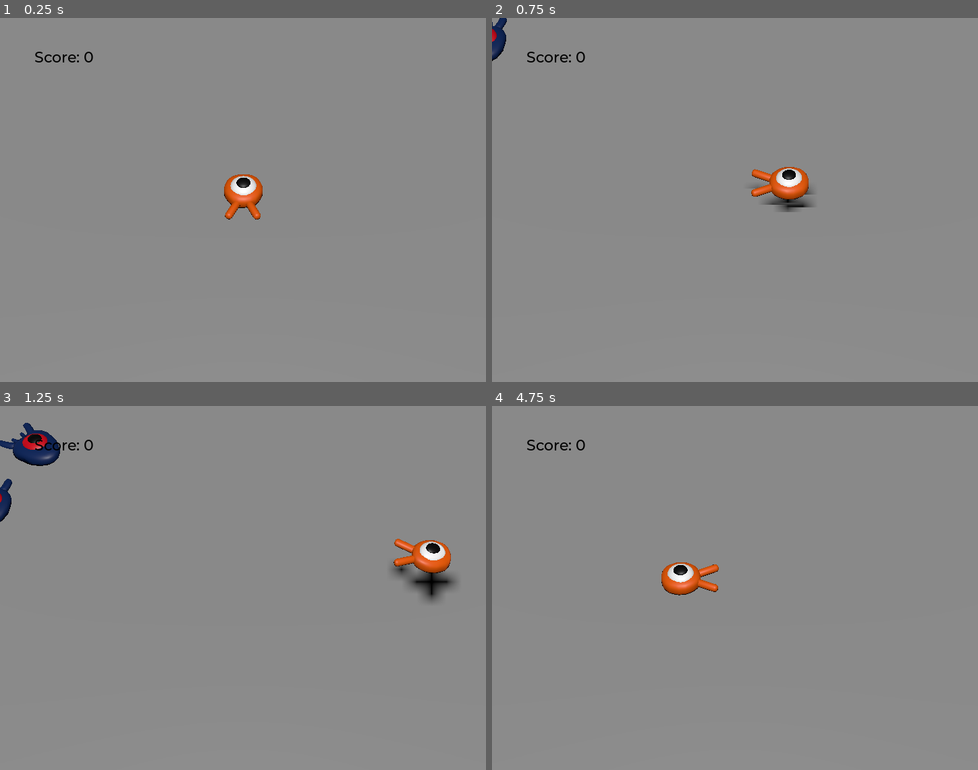
Above: before the commit, frames 1-4 (two rows, left to right).
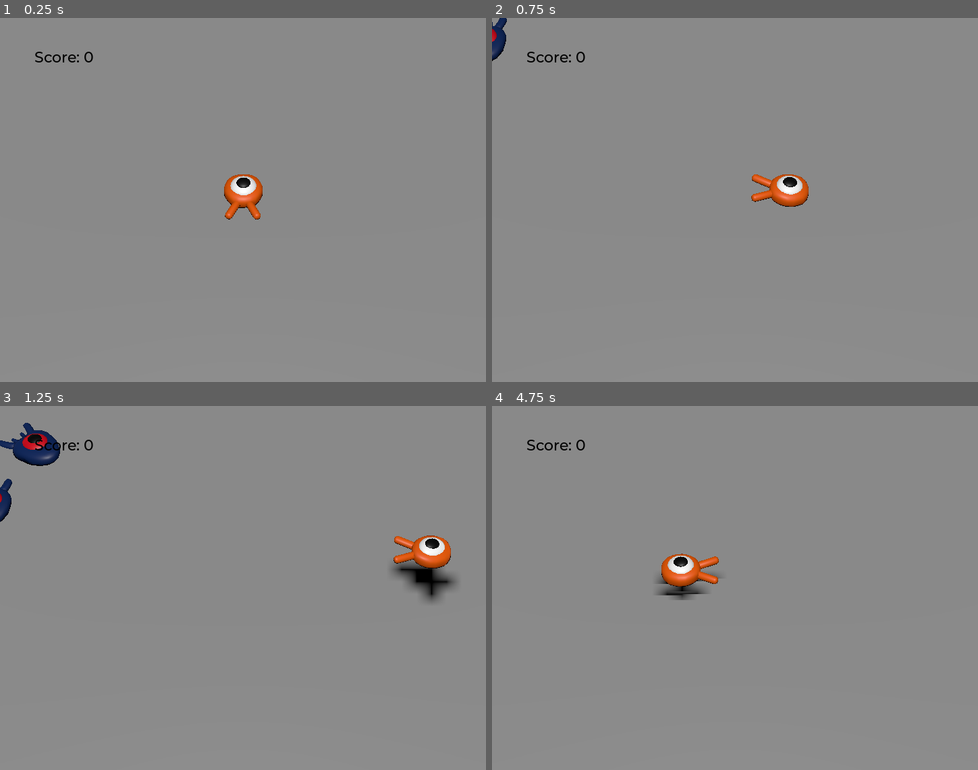
Above: after the commit, the same moments.

Repository: Koccov/squash-the-creeps
Game: Godot game, scene res://main.tscn
Two runs of this game, one before a commit and one after it. Both use one fixed random seed, a clock stepped at 60 frames per second and the inputs below.
Inputs:
- Up to frame 1 (0.25 s): no input
- Up to frame 2 (0.75 s): tap Enter (ui_accept) at 0.5 s; hold Right (move_right) from 0.53 s (still down)
- Up to frame 3 (1.25 s): keep holding Right (move_right); tap Space (jump) at 0.77 s
- Up to frame 4 (4.75 s): release Right (move_right) at 1.28 s; hold Down (move_backward) 1.28-2.03 s; tap Space (jump) at 1.52, 3.02, 3.77, 4.52 s; hold Right (move_right) 2.03-2.78 s; tap Enter (ui_accept) at 2.75 s; hold Up (move_forward) 2.78-3.53 s; hold Left (move_left) from 3.53 s (still down)

Frame 1 is identical in both runs. In frame 2, 1.0% of the frame differs, in the area x 53-66%, y 40-54%; in frame 3, 0.9%; in frame 4, 1.2%, in the area x 34-47%, y 40-54%.

Commit message:
speed up Player animation on moving

Diff:
--- a/player.gd
+++ b/player.gd
@@ -31,6 +31,9 @@
 	if direction != Vector3.ZERO:
 		direction = direction.normalized()
 		$Pivot.look_at(position + direction, Vector3.UP)
+		$AnimationPlayer.speed_scale = 4
+	else:
+		$AnimationPlayer.speed_scale = 1
 
 	# ground velocity
 	target_velocity.x = direction.x * speed
--- a/player.tscn
+++ b/player.tscn
@@ -68,7 +68,7 @@
 [node name="Pivot" type="Node3D" parent="."]
 
 [node name="Character" parent="Pivot" instance=ExtResource("1_cverm")]
-transform = Transform3D(1, 0, 0, 0, 0.98769, 0.156423, 0, -0.156423, 0.98769, 0, 0, 0)
+transform = Transform3D(1, 0, 0, 0, 0.994161, -0.107905, 0, 0.107905, 0.994161, 0, 0, 0)
 
 [node name="CollisionShape3D" type="CollisionShape3D" parent="."]
 transform = Transform3D(1, 0, 0, 0, 1, 0, 0, 0, 1, -0.00803173, 0.145359, -0.0235596)
